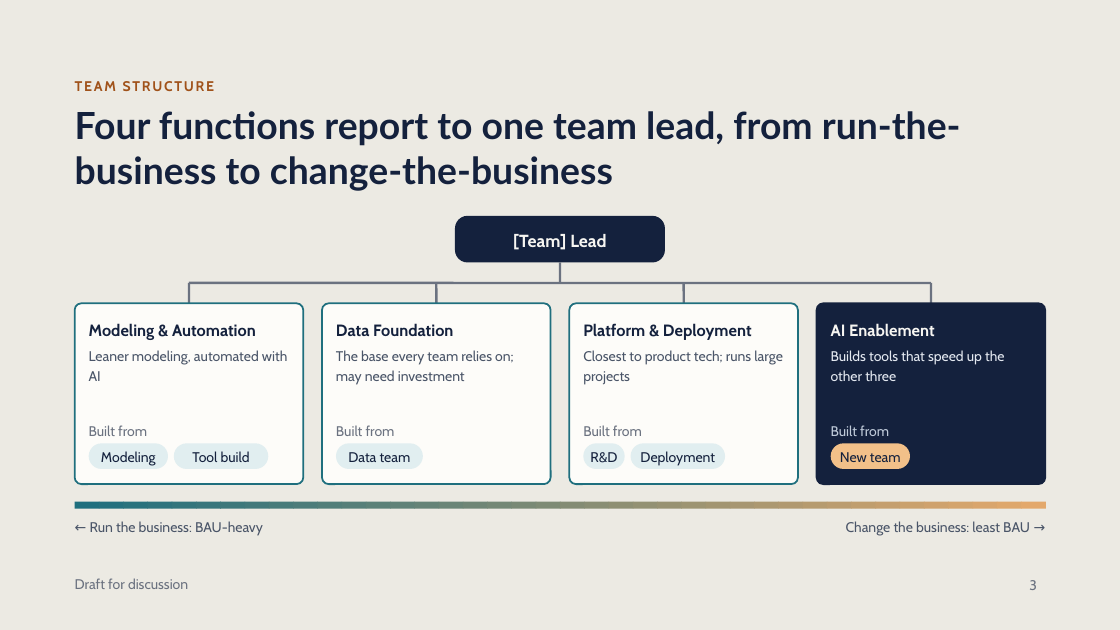
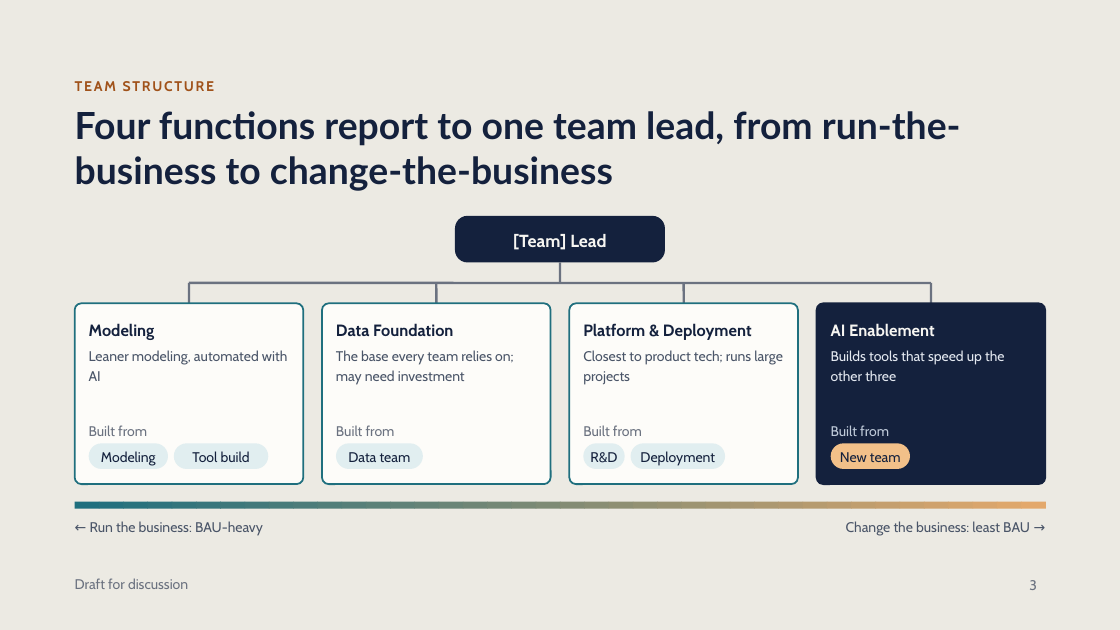
Before and after one commit to wwd1015/slide-template, a slide deck: slide 3 of Unified Team Strategy.pptx. Drawn at 1120x630 pixels with LibreOffice and Linux fonts; fonts in the diff are those of the drawing. Boxes give left, top, right and bottom in pixels: in the first picture for what was removed or moved away, otherwise in the second. Text is boxed around its words. In the diff, an @@ line names an element or a change of style, - is before the commit and + after.

```diff
--- a/Unified Team Strategy.pptx
+++ b/Unified Team Strategy.pptx
@@ text at (x1=89, y1=323, x2=155, y2=340): text changed @@
-Modeling & Automation
+Modeling
```
Also in this commit, not shown: 3 other slides changed, 1 slide added.
